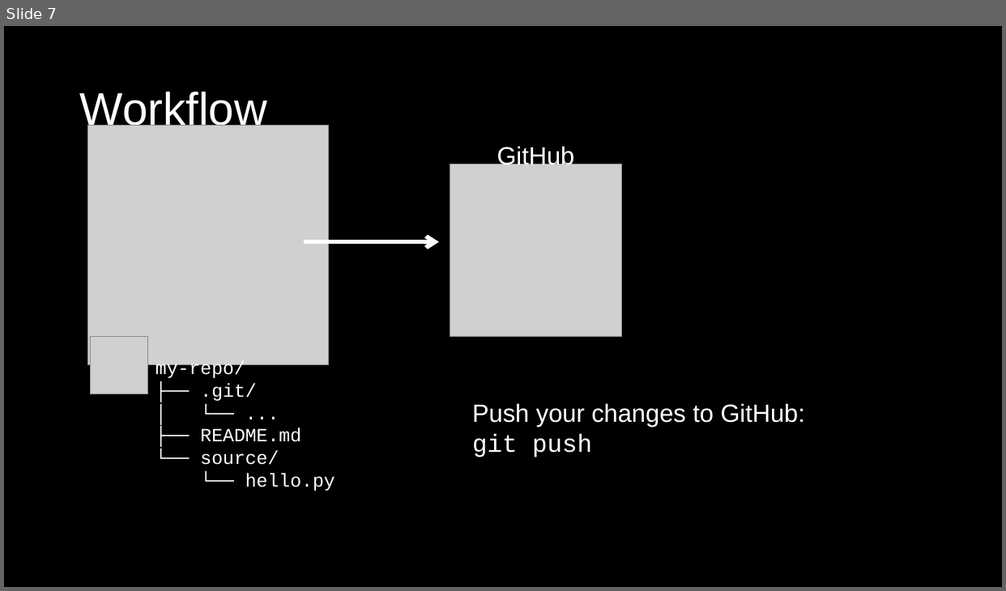
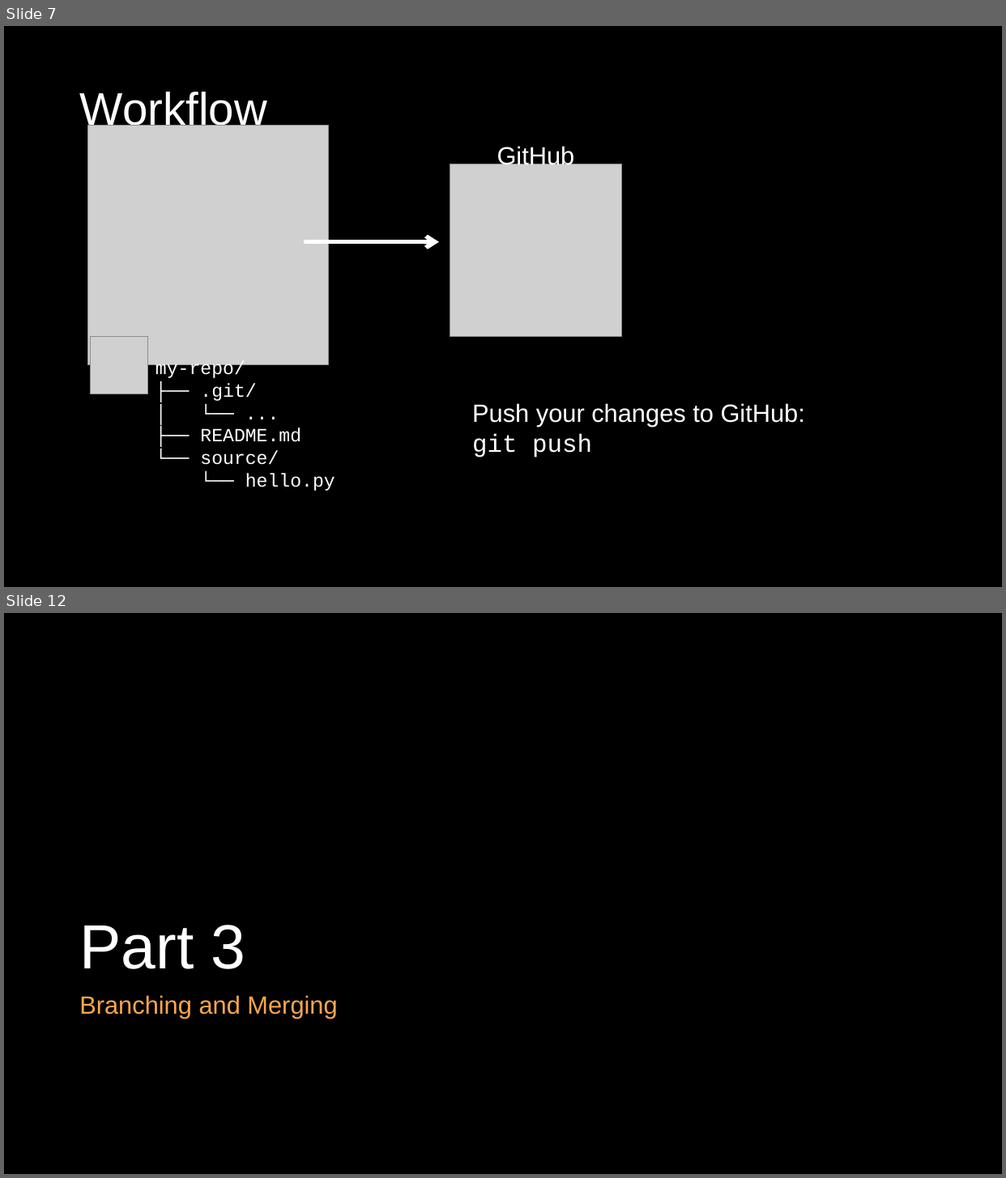
Before and after one commit to ShawnHymel/workshop-intro-to-git-and-github, a slide deck: slides/intro-to-git-and-github.pptx. Shown one above the other, each under a label of ours: slide 7 before the commit, slides 7 and 12 after it; the slides between them are not shown. The pictures are 1006x591 and 1006x1178 pixels, drawn with LibreOffice and Linux fonts; fonts in the diff are those of the drawing; grey boxes stand for pictures. Boxes give left, top, right and bottom in pixels: in the first picture for what was removed or moved away, otherwise in the second. Text is boxed around its words. In the diff, an @@ line names an element or a change of style, - is before the commit and + after.

```diff
--- a/slides/intro-to-git-and-github.pptx
+++ b/slides/intro-to-git-and-github.pptx
@@ slide 12 added at [4,613,1002,1174], background #000000 @@
@@ title added at [79,925,246,969], 60 pt, text #FFFFFF @@
+Part 3
@@ text added at [79,995,337,1018], 24 pt, text #F9A64E @@
+Branching and Merging
```
Also in this commit, not shown: 1 slide changed, 7 other slides added, 1 other file.
